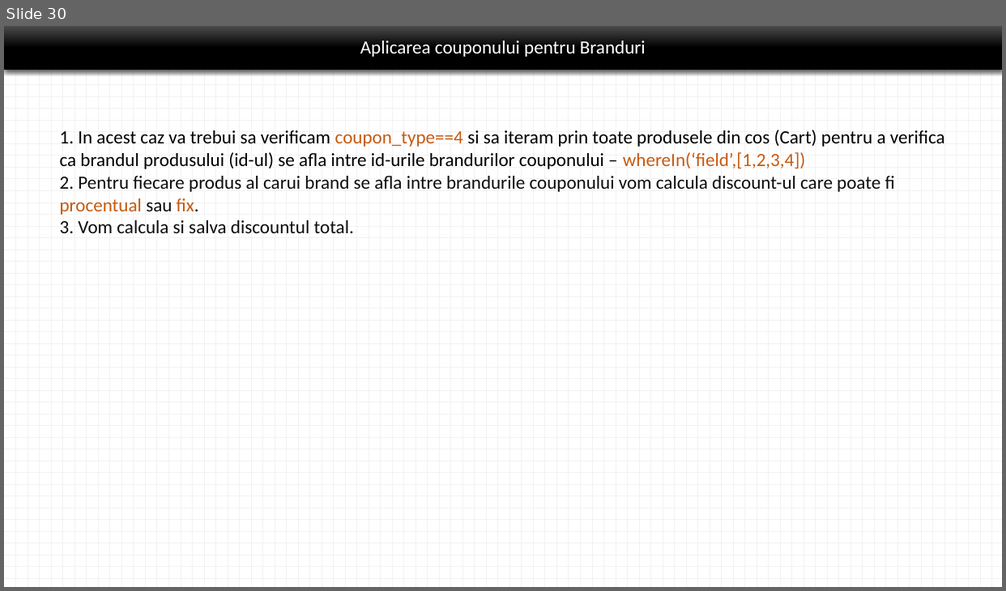
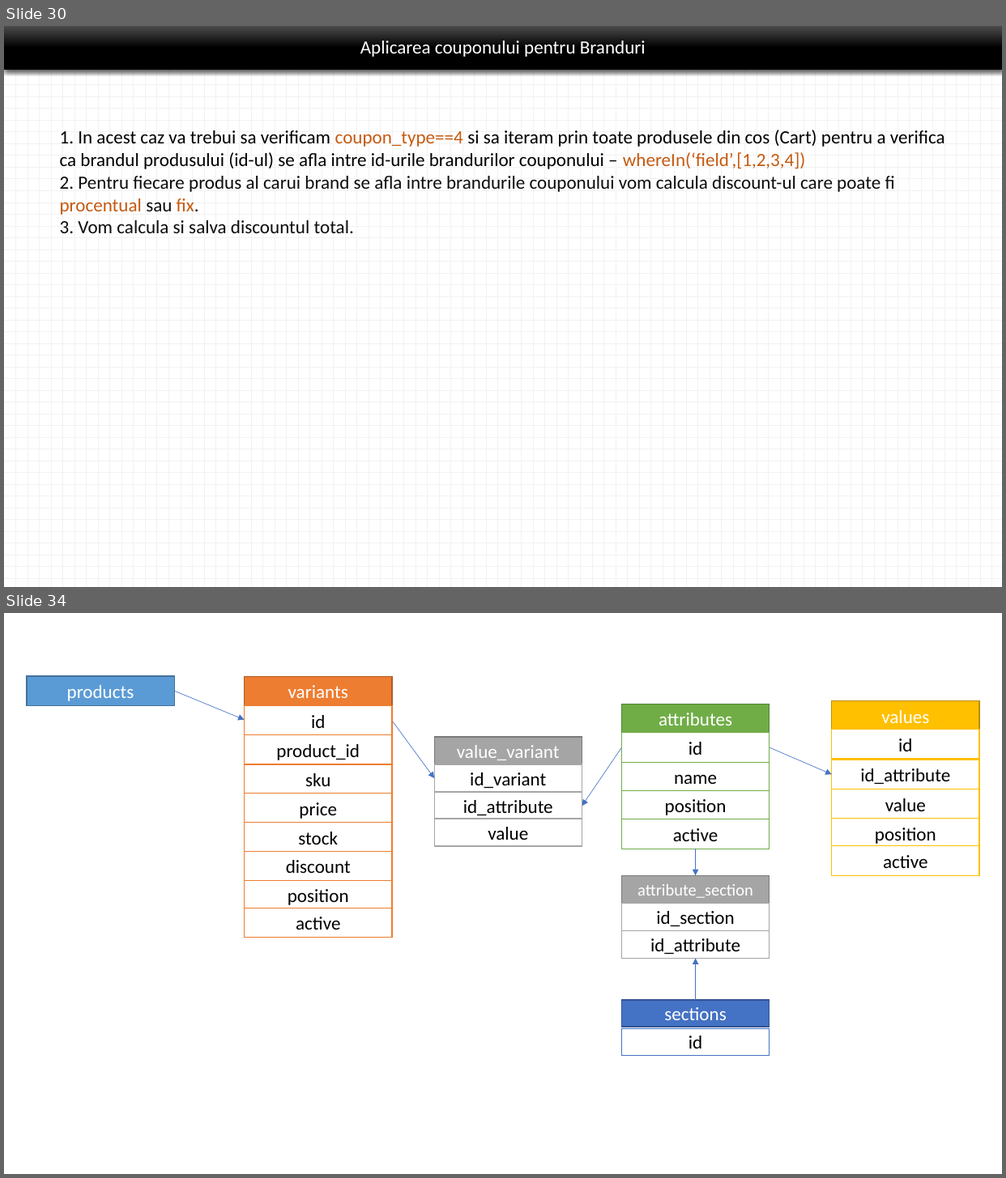
Before and after one commit to laravelRo/lrv8_emag_yt_tutorial, a slide deck: _presentation/prezentare_aplicatie.pptx. Shown one above the other, each under a label of ours: slide 30 before the commit, slides 30 and 34 after it; the slides between them are not shown. The pictures are 1006x591 and 1006x1178 pixels, drawn with LibreOffice and Linux fonts; fonts in the diff are those of the drawing. Boxes give left, top, right and bottom in pixels: in the first picture for what was removed or moved away, otherwise in the second. Text is boxed around its words. In the diff, an @@ line names an element or a change of style, - is before the commit and + after.

Commit message:
Attributes part I
Administrarea atributelor si valorilor acestora. Atasarea atributelor de o sectiune

```diff
--- a/_presentation/prezentare_aplicatie.pptx
+++ b/_presentation/prezentare_aplicatie.pptx
@@ slide 34 added at bbox=[4, 613, 1002, 1174], background #FFFFFF @@
@@ rectangle added at bbox=[27, 676, 174, 705], fill #5B9BD5, outline #43739E 1 pt, 18 pt, text #FFFFFF @@
+products
@@ arrow added from (175, 691) to (245, 720), #4472C4 0.5 pt @@
@@ arrow added from (392, 721) to (434, 778), #4472C4 0.5 pt @@
@@ group added at bbox=[832, 701, 979, 875]: 6 rectangles @@
+values
+id_attribute
+value
+position
+active
+id
@@ arrow added from (621, 747) to (582, 806), #4472C4 0.5 pt @@
@@ arrow added from (769, 747) to (832, 775), #4472C4 0.5 pt @@
@@ group added at bbox=[434, 737, 582, 846]: 4 rectangles @@
+value_variant
+id_variant
+id_attribute
+value
@@ group added at bbox=[621, 705, 769, 849]: 5 rectangles @@
+attributes
+id
+name
+position
+active
@@ arrow added from (696, 849) to (696, 875), #4472C4 0.5 pt @@
@@ rectangle added at bbox=[621, 875, 769, 904], fill #A5A5A5, outline #7A7A7A 1 pt, 16 pt, text #FFFFFF @@
+attribute_section
@@ rectangle added at bbox=[621, 904, 769, 931], fill #FFFFFF, outline #A5A5A5 1 pt, 18 pt, text #000000 @@
+id_section
@@ group added at bbox=[245, 677, 392, 937]: 9 rectangles @@
+variants
+sku
+id
+product_id
+price
+stock
+discount
+position
+active
@@ rectangle added at bbox=[621, 931, 769, 959], fill #FFFFFF, outline #A5A5A5 1 pt, 18 pt, text #000000 @@
+id_attribute
@@ arrow added from (696, 1000) to (696, 958), #4472C4 0.5 pt @@
@@ rectangle added at bbox=[621, 1000, 769, 1027], fill #4472C4, outline #325491 1 pt, 18 pt, text #FFFFFF @@
+sections
@@ rectangle added at bbox=[621, 1029, 769, 1055], fill #FFFFFF, outline #4472C4 1 pt, 18 pt, text #000000 @@
+id
```
Also in this commit, not shown: 4 other slides added, 23 other files.
